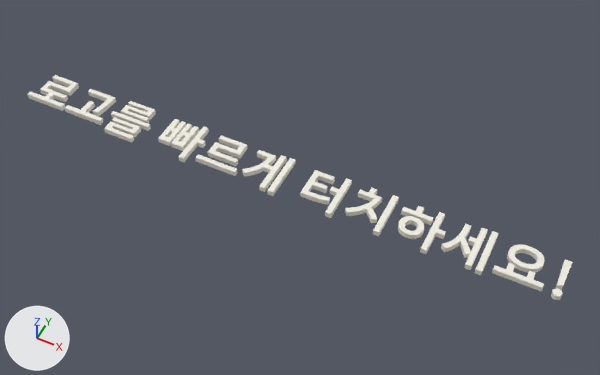
Two versions of the FBX model AR Project/Assets/Test/YooJin/Asset/UI/clickerUI.fbx, one commit apart.
The view is the same before and after, from a 50 mm lens placed at (4.47, -7.58, 9.5), pointed at (0.68, -0.01, 0.04). Arrows for +X, +Y and +Z are at lower left; the lights stay in place.

In view in the first picture: 'Text'.
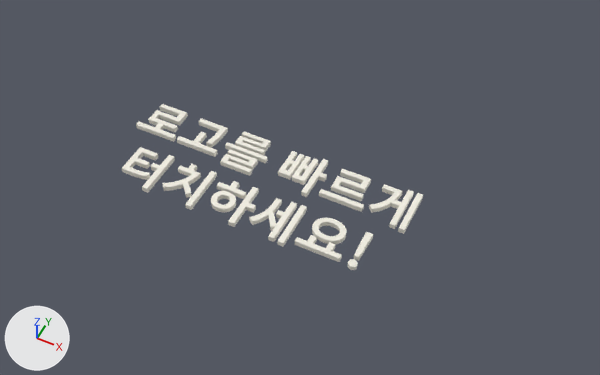
Edits to the bpy script that builds the scene:
```text
Change me_text:
    remove me_text.from_pydata(...)  # 2976 vertices, 4376 faces; spans x 0.03..9.14, y -0.12..0.65, z 0.0..0.09
    add me_text.from_pydata(...)  # 2976 vertices, 4376 faces; spans x -2.39..2.34, y -1.12..0.65, z 0.0..0.09
    me_text part 1: the loose piece of 8 vertices spanning x 9.02..9.13, y 0.14..0.61, z 0.0..0.09 is moved by (-7.17, -1.0, 0.0)
    me_text part 2: the loose piece of 24 vertices spanning x 8.17..8.88, y -0.01..0.2, z 0.0..0.09 is moved by (-7.17, -1.0, 0.0)
    me_text part 3: the loose piece of 8 vertices spanning x 6.4..6.49, y -0.11..0.65, z 0.0..0.09 is moved by (-5.62, -1.0, 0.0)
    me_text part 4: the loose piece of 264 vertices spanning x 7.37..7.88, y -0.1..0.64, z 0.0..0.09 is moved by (-7.17, -1.0, 0.0)
    me_text part 5: the loose piece of 16 vertices spanning x 7.14..7.35, y -0.11..0.65, z 0.0..0.09 is moved by (-7.17, -1.0, 0.0)
    me_text part 6: the loose piece of 16 vertices spanning x 6.63..7.1, y 0.42..0.62, z 0.0..0.09 is moved by (-7.17, -1.0, 0.0)
    me_text part 7: the loose piece of 8 vertices spanning x 7.95..8.04, y -0.12..0.65, z 0.0..0.09 is moved by (-8.72, -1.0, 0.0)
    me_text part 8: the loose piece of 402 vertices spanning x 5.86..6.36, y 0.03..0.64, z 0.0..0.09 is moved by (-7.17, -1.0, 0.0)
    me_text part 9: the loose piece of 16 vertices spanning x 5.51..5.72, y -0.11..0.65, z 0.0..0.09 is moved by (-7.17, -1.0, 0.0)
    me_text part 10: the loose piece of 96 vertices spanning x 5.13..5.57, y 0.07..0.59, z 0.0..0.09 is moved by (-7.17, -1.0, 0.0)
    me_text part 11: the loose piece of 8 vertices spanning x 4.67..4.76, y -0.11..0.65, z 0.0..0.09 is moved by (-2.42, 0.0, 0.0)
    me_text part 12: the loose piece of 310 vertices spanning x 4.11..4.61, y -0.1..0.64, z 0.0..0.09 is moved by (-2.42, 0.0, 0.0)
    me_text part 13: the loose piece of 24 vertices spanning x 3.44..3.95, y 0.18..0.6, z 0.0..0.09 is moved by (-2.42, 0.0, 0.0)
    me_text part 14: the loose piece of 8 vertices spanning x 1.56..2.29, y 0.23..0.3, z 0.0..0.09 is moved by (-0.66, -0.23, 0.0)
    me_text part 15: the loose piece of 16 vertices spanning x 3.09..3.28, y -0.11..0.65, z 0.0..0.09 is moved by (-2.42, 0.0, 0.0)
    me_text part 16: the loose piece of 24 vertices spanning x 2.58..2.79, y 0.09..0.59, z 0.0..0.09 is moved by (-2.42, 0.0, 0.0)
    me_text part 17: the loose piece of 24 vertices spanning x 2.82..3.03, y 0.09..0.59, z 0.0..0.09 is moved by (-2.42, 0.0, 0.0)
    me_text part 18: the loose piece of 24 vertices spanning x 1.68..2.19, y 0.34..0.63, z 0.0..0.09 is moved by (-2.42, 0.0, 0.0)
    me_text part 19: the loose piece of 8 vertices spanning x 3.33..4.04, y -0.01..0.07, z 0.0..0.09 is moved by (-4.18, 0.23, 0.0)
    me_text part 20: the loose piece of 24 vertices spanning x 1.67..2.2, y -0.11..0.18, z 0.0..0.09 is moved by (-2.42, 0.0, 0.0)
    me_text part 21: the loose piece of 152 vertices spanning x 0.91..1.4, y 0.15..0.58, z 0.0..0.09 is moved by (-2.42, 0.0, 0.0)
    me_text part 22: the loose piece of 16 vertices spanning x 0.8..1.51, y 0.0..0.32, z 0.0..0.09 is moved by (-2.42, 0.0, 0.0)
    me_text part 23: the loose piece of 40 vertices spanning x 0.03..0.74, y -0.01..0.6, z 0.0..0.09 is moved by (-2.42, 0.0, 0.0)
    me_text part 24: a new loose piece of 672 vertices spanning x 1.1..1.61, y -0.79..-0.38, z 0.0..0.09, in mat_material_001 (white #f1eee2)
    me_text part 25: a new loose piece of 576 vertices spanning x -0.49..-0.12, y -0.95..-0.61, z 0.0..0.09, in mat_material_001 (white #f1eee2)
    me_text part 26: a new loose piece of 192 vertices spanning x 1.84..1.98, y -1.05..-0.92, z 0.0..0.09, in mat_material_001 (white #f1eee2)
    me_text part 27: the loose piece of 672 vertices spanning x 8.27..8.78, y 0.21..0.62, z 0.0..0.09 is deleted
    me_text part 28: the loose piece of 576 vertices spanning x 6.68..7.05, y 0.05..0.39, z 0.0..0.09 is deleted
    me_text part 29: the loose piece of 192 vertices spanning x 9.01..9.14, y -0.05..0.08, z 0.0..0.09 is deleted
Change ob_text:
    ob_text.location: (-4.38, -0.21, 0.0) -> (0.09, 0.0, 0.0)
```

Where the change shows, as pixel boxes [x1, y1, x2, y2] in the pictures (600 x 375 px; the box of a moved part takes in the faces that stretch with it):
'Text', reshaped, moved (45% narrower, 26% shorter)
    before: [27, 75, 573, 300]
    after: [122, 104, 423, 270]
part 1 of me_text, moved or reshaped
    before: [556, 259, 573, 290]
    after: [354, 232, 373, 261]
part 2 of me_text, moved or reshaped
    before: [492, 263, 544, 292]
    after: [295, 235, 342, 262]
part 3 of me_text, moved or reshaped
    before: [373, 195, 399, 236]
    after: [277, 205, 307, 247]
part 4 of me_text, moved or reshaped
    before: [441, 224, 488, 270]
    after: [249, 198, 297, 242]
part 5 of me_text, moved or reshaped
    before: [420, 212, 446, 254]
    after: [228, 187, 259, 227]
part 6 of me_text, moved or reshaped
    before: [401, 206, 433, 225]
    after: [217, 181, 247, 199]
part 7 of me_text, moved or reshaped
    before: [475, 231, 499, 275]
    after: [185, 171, 217, 210]
part 8 of me_text, moved or reshaped
    before: [345, 188, 382, 223]
    after: [162, 164, 201, 198]
part 9 of me_text, moved or reshaped
    before: [325, 178, 352, 218]
    after: [142, 155, 175, 193]
part 10 of me_text, moved or reshaped
    before: [300, 170, 335, 205]
    after: [122, 147, 159, 180]
part 11 of me_text, moved or reshaped
    before: [267, 158, 296, 196]
    after: [398, 193, 423, 234]
part 12 of me_text, moved or reshaped
    before: [242, 150, 287, 192]
    after: [369, 184, 414, 229]
part 13 of me_text, moved or reshaped
    before: [208, 135, 248, 166]
    after: [331, 169, 371, 201]
part 14 of me_text, moved or reshaped
    before: [111, 111, 151, 131]
    after: [319, 189, 364, 212]
part 15 of me_text, moved or reshaped
    before: [179, 126, 209, 162]
    after: [301, 159, 328, 197]
part 16 of me_text, moved or reshaped
    before: [158, 119, 186, 146]
    after: [278, 151, 304, 180]
part 17 of me_text, moved or reshaped
    before: [171, 124, 199, 151]
    after: [292, 156, 318, 185]
part 18 of me_text, moved or reshaped
    before: [121, 101, 156, 123]
    after: [235, 132, 271, 155]
part 19 of me_text, moved or reshaped
    before: [195, 154, 237, 176]
    after: [225, 142, 268, 163]
part 20 of me_text, moved or reshaped
    before: [104, 117, 141, 143]
    after: [220, 149, 258, 176]
part 21 of me_text, moved or reshaped
    before: [88, 89, 116, 116]
    after: [199, 119, 228, 148]
part 22 of me_text, moved or reshaped
    before: [65, 101, 103, 125]
    after: [177, 131, 218, 157]
part 23 of me_text, moved or reshaped
    before: [27, 75, 79, 111]
    after: [136, 104, 188, 142]
part 24 of me_text, added
    after: [312, 218, 346, 244]
